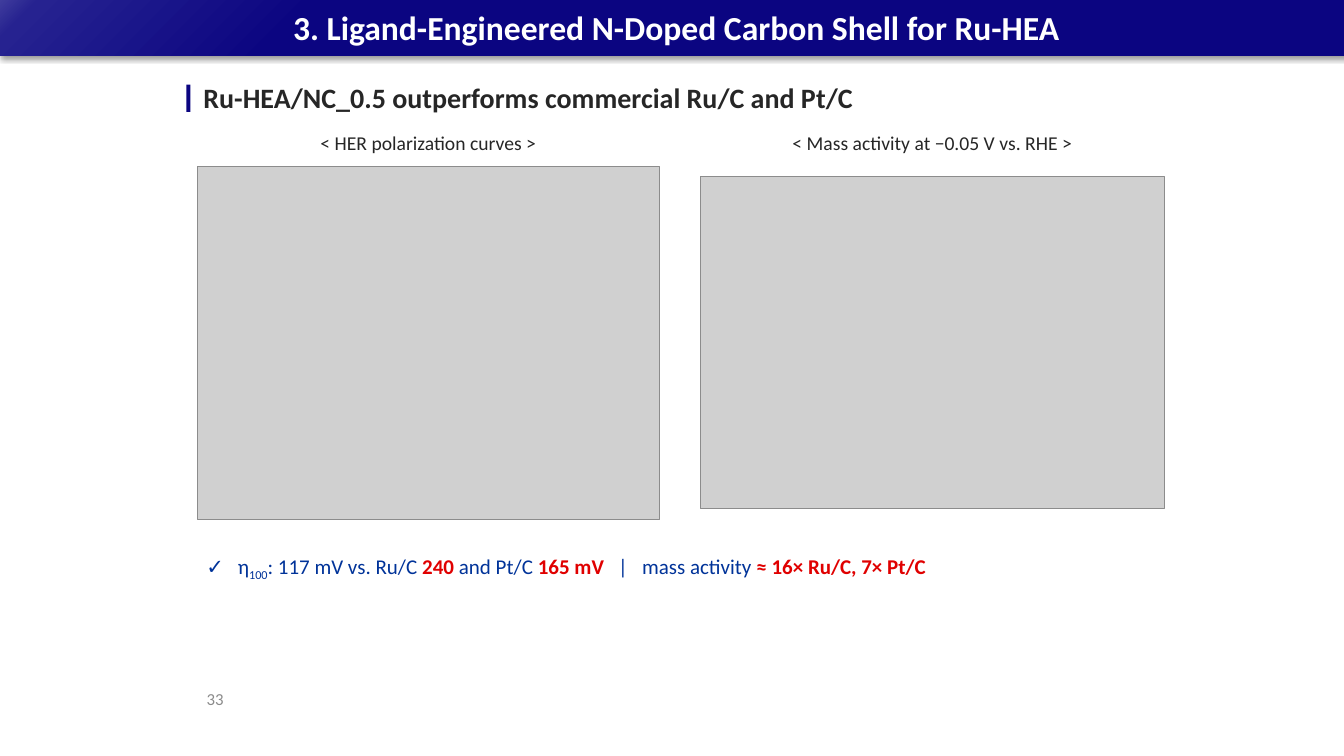
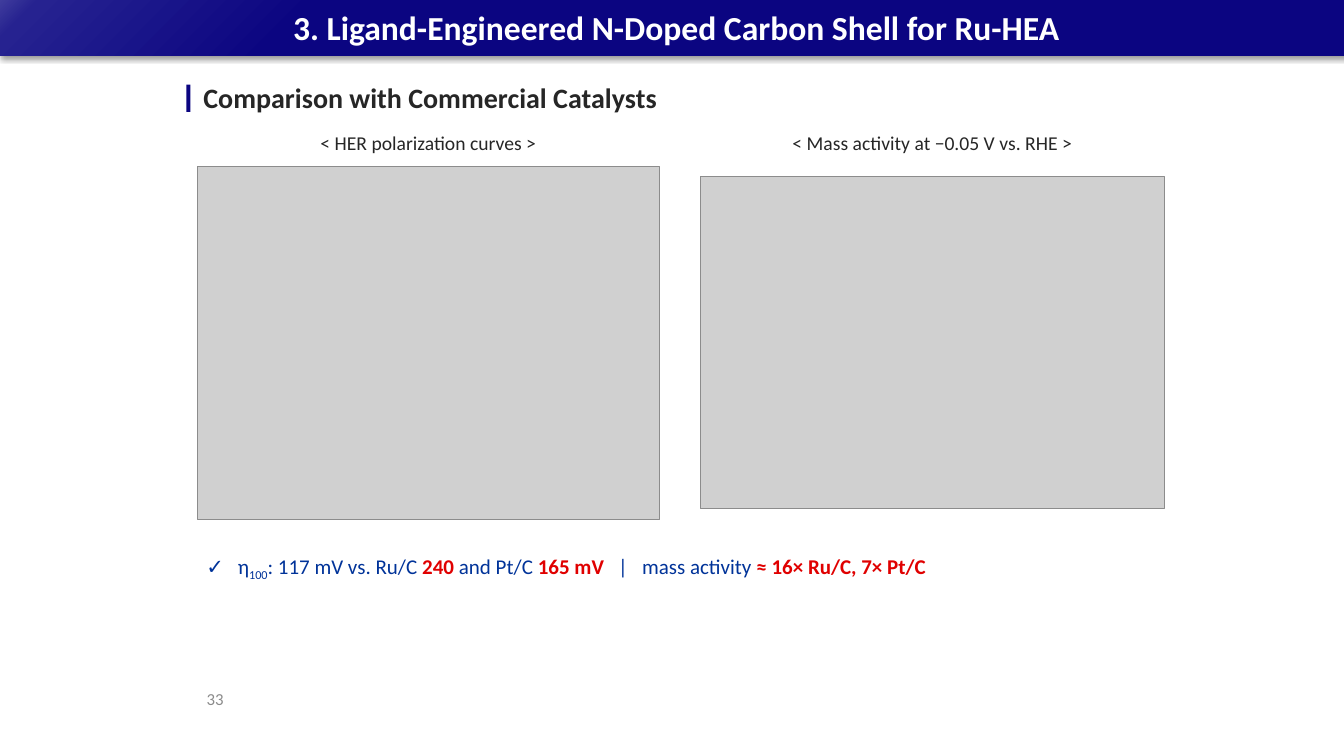
Before and after one commit to limsj0204/letter, a slide deck: slide 33 of 학위논문_디펜스_발표자료_5시료.pptx. Drawn at 1344x756 pixels with LibreOffice and Linux fonts; fonts in the diff are those of the drawing; grey boxes stand for pictures. Boxes give left, top, right and bottom in pixels: in the first picture for what was removed or moved away, otherwise in the second. Text is boxed around its words. In the diff, an @@ line names an element or a change of style, - is before the commit and + after.

```diff
--- a/학위논문_디펜스_발표자료_5시료.pptx
+++ b/학위논문_디펜스_발표자료_5시료.pptx
@@ text at [203,88,656,113]: text changed @@
-Ru-HEA/NC_0.5 outperforms commercial Ru/C and Pt/C
+Comparison with Commercial Catalysts
```
Also in this commit, not shown: 32 other slides changed.
